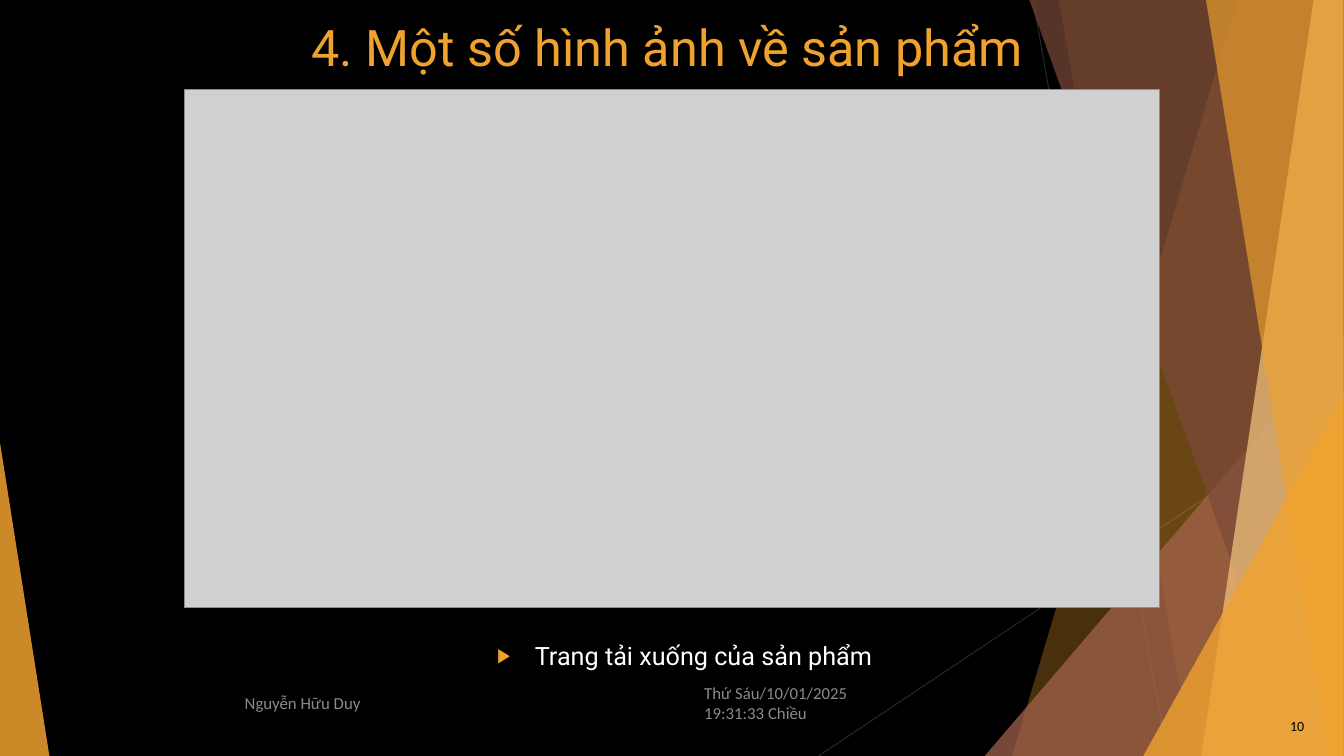
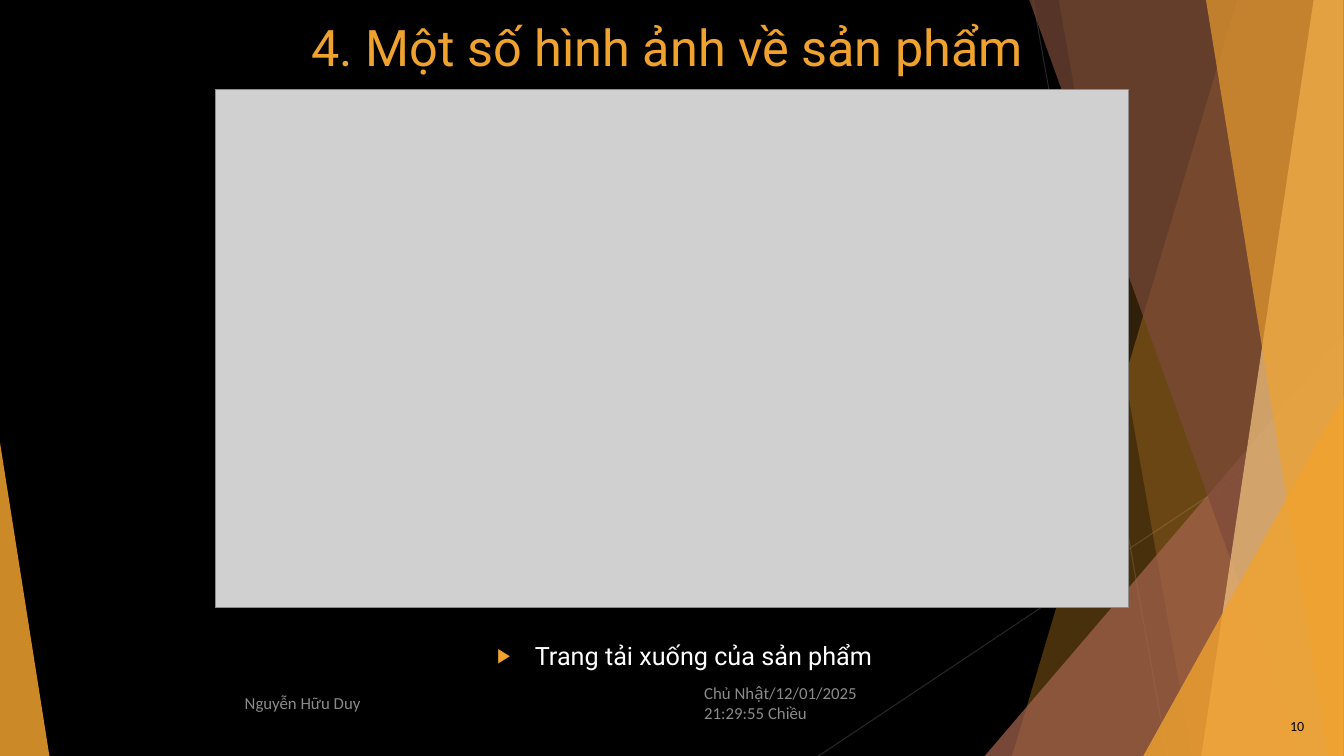
Before and after one commit to NguyenHuuDuy2011/SPCK_NguyenHuuDuy, a slide deck: slide 10 of SPCK_JSA07_Duy.pptx. Drawn at 1344x756 pixels with LibreOffice and Linux fonts; fonts in the diff are those of the drawing; grey boxes stand for pictures. Boxes give left, top, right and bottom in pixels: in the first picture for what was removed or moved away, otherwise in the second. Text is boxed around its words. In the diff, an @@ line names an element or a change of style, - is before the commit and + after.

```diff
--- a/SPCK_JSA07_Duy.pptx
+++ b/SPCK_JSA07_Duy.pptx
@@ picture: place and size @@
-picture at bbox=[185, 90, 1160, 608]
+picture at bbox=[215, 90, 1128, 608]
@@ text at bbox=[704, 687, 857, 719]: text changed @@
-Thứ Sáu/10/01/2025 19:31:33 Chiều
+Chủ Nhật/12/01/2025 21:29:55 Chiều
```
Also in this commit, not shown: 13 other slides changed, 1 other file.
